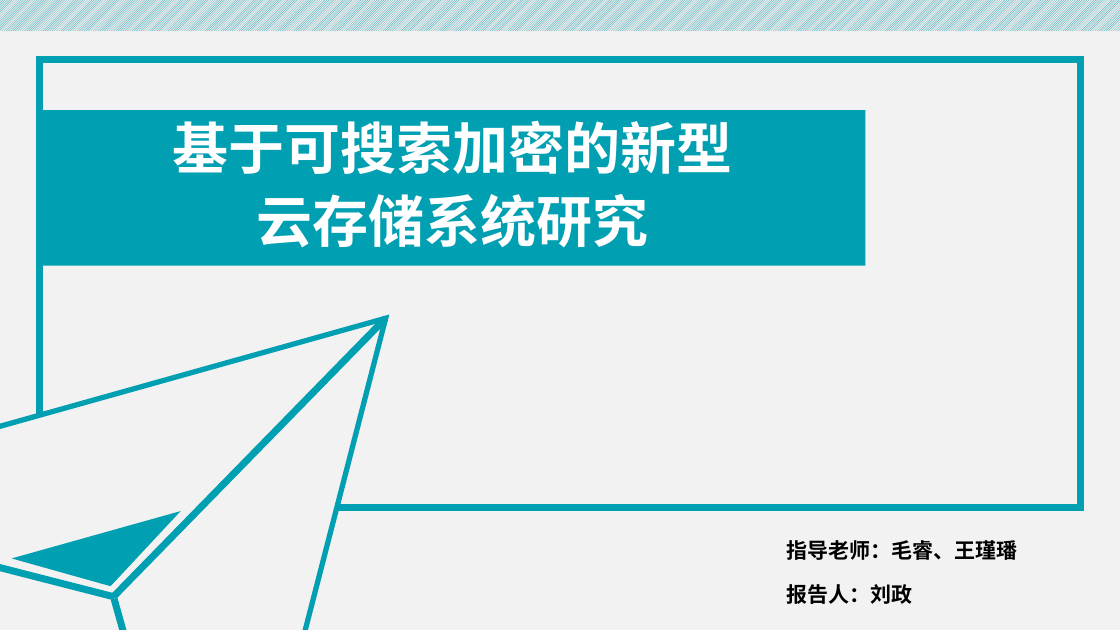
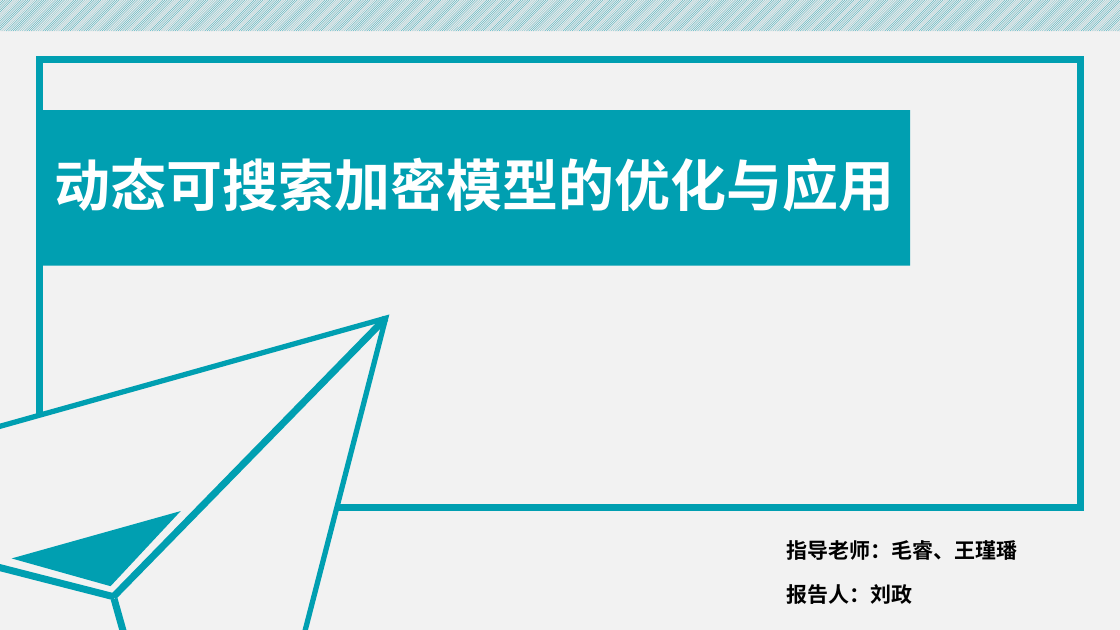
Before and after one commit to royalvald/MediumTest, a slide deck: slide 1 of 开题/中期答辩.pptx. Drawn at 1120x630 pixels with LibreOffice and Linux fonts; fonts in the diff are those of the drawing. Boxes give left, top, right and bottom in pixels: in the first picture for what was removed or moved away, otherwise in the second. Text is boxed around its words. In the diff, an @@ line names an element or a change of style, - is before the commit and + after.

```diff
--- a/开题/中期答辩.pptx
+++ b/开题/中期答辩.pptx
@@ text "动态可搜索加密模型的优化与应用": place and size @@
-text "动态可搜索加密模型的优化与应用" at (39, 110, 866, 266)
+text "动态可搜索加密模型的优化与应用" at (39, 110, 911, 266)
@@ text at (55, 157, 895, 212): text changed @@
-基于可搜索加密的新型
-云存储系统研究
+动态可搜索加密模型的优化与应用
```
Also in this commit, not shown: 15 other slides changed, 4 slides added, 1 slide removed, 3 other files.
